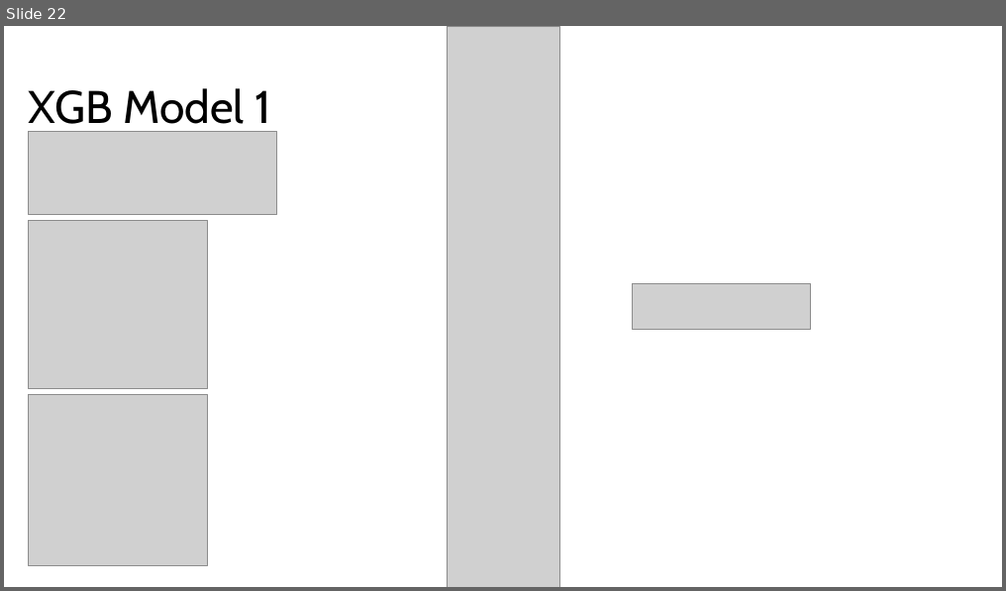
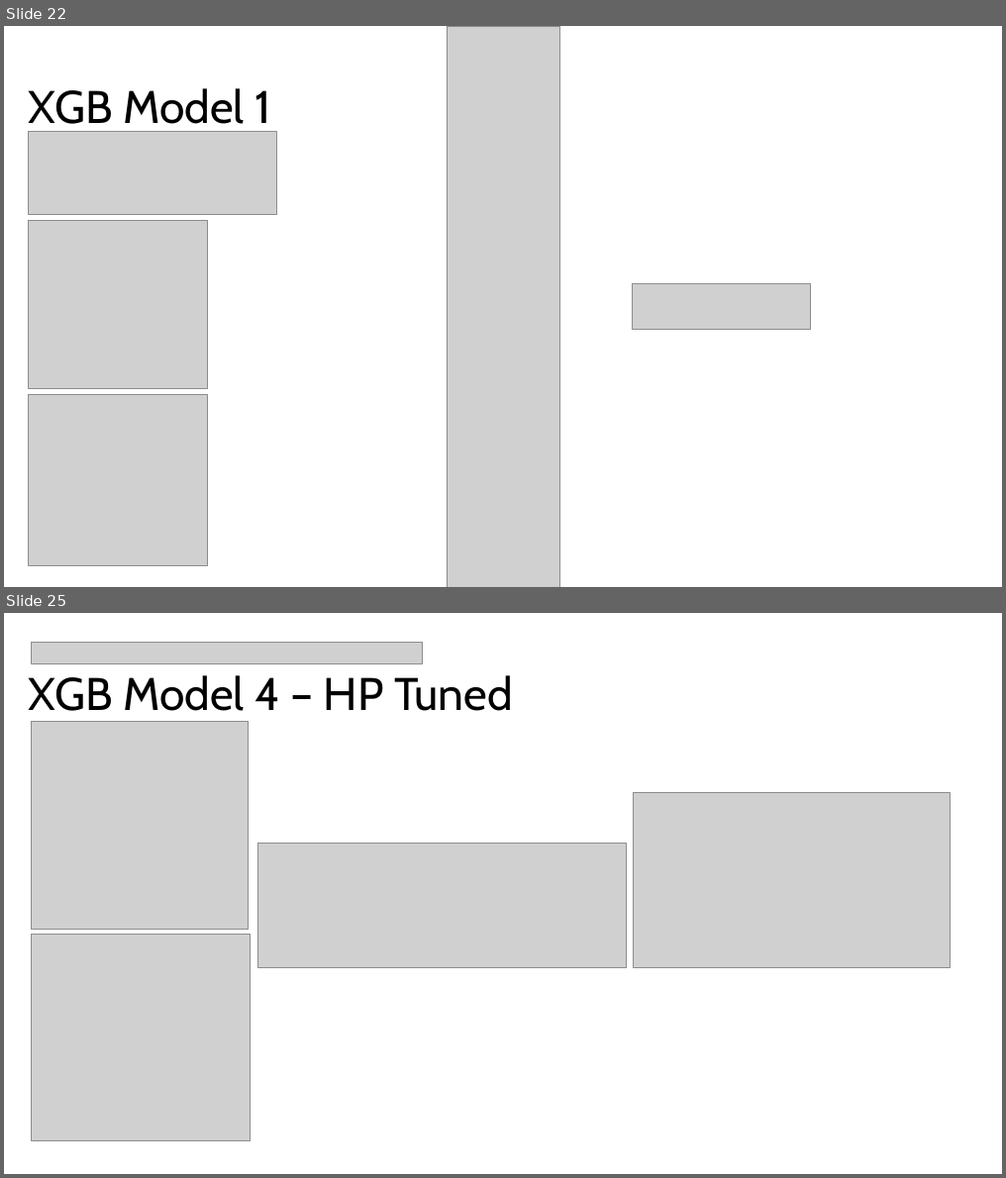
Before and after one commit to Dilan-De-Silva/Big-Bash-Fantasy-AI-v2, a slide deck: strategy/BBL Fantasy AI v2 Strategy & Planning.pptx. Shown one above the other, each under a label of ours: slide 22 before the commit, slides 22 and 25 after it; the slides between them are not shown. The pictures are 1006x591 and 1006x1178 pixels, drawn with LibreOffice and Linux fonts; fonts in the diff are those of the drawing; grey boxes stand for pictures. Boxes give left, top, right and bottom in pixels: in the first picture for what was removed or moved away, otherwise in the second. Text is boxed around its words. In the diff, an @@ line names an element or a change of style, - is before the commit and + after.

Commit message:
initial batting model

```diff
--- a/strategy/BBL Fantasy AI v2 Strategy & Planning.pptx
+++ b/strategy/BBL Fantasy AI v2 Strategy & Planning.pptx
@@ slide 25 added at <box>4,613,1002,1174</box>, background #FFFFFF @@
@@ picture added at <box>31,642,423,663</box> @@
@@ title added at <box>29,675,513,711</box>, 44 pt, text #000000 @@
+XGB Model 4 – HP Tuned
@@ picture added at <box>31,722,249,929</box> @@
@@ picture added at <box>634,792,950,967</box> @@
@@ picture added at <box>257,843,626,967</box> @@
@@ picture added at <box>31,934,250,1142</box> @@
```
Also in this commit, not shown: 3 other slides added, 4 other files.
